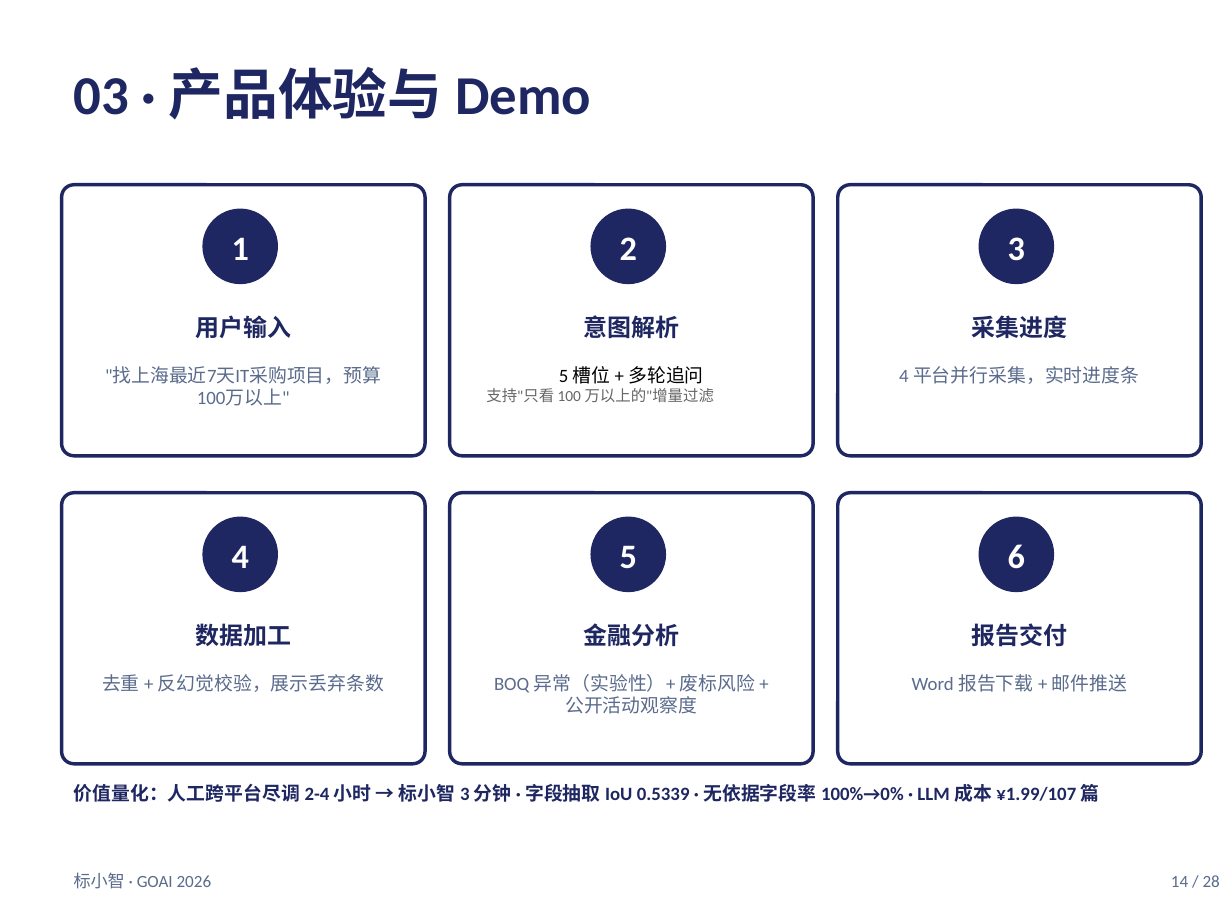
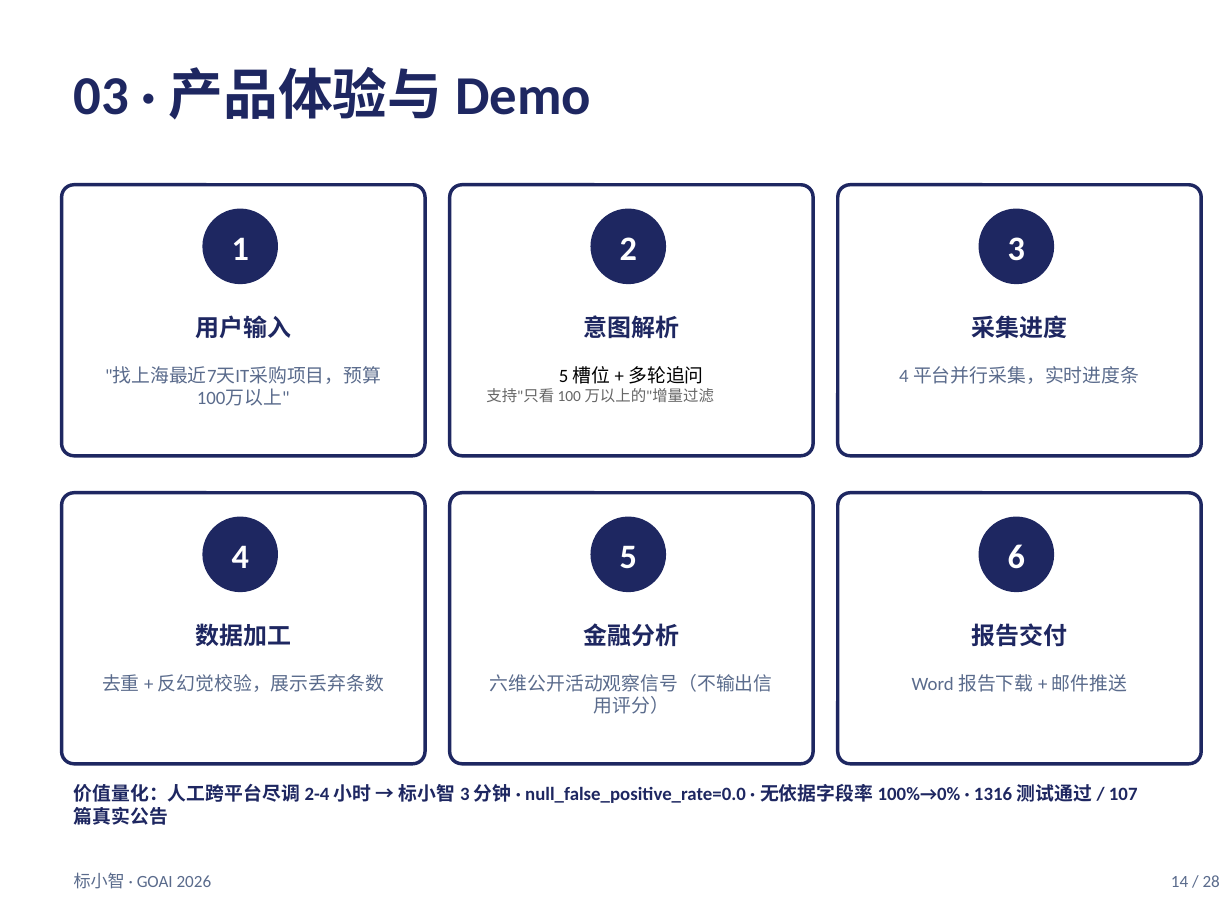
Before and after one commit to tlyyxjz/BidAgent, a slide deck: slide 14 of _w2_report/proposal.pptx. Drawn at 1232x924 pixels with LibreOffice and Linux fonts; fonts in the diff are those of the drawing. Boxes give left, top, right and bottom in pixels: in the first picture for what was removed or moved away, otherwise in the second. Text is boxed around its words. In the diff, an @@ line names an element or a change of style, - is before the commit and + after.

```diff
--- a/_w2_report/proposal.pptx
+++ b/_w2_report/proposal.pptx
@@ text at (x1=490, y1=674, x2=773, y2=714): text changed @@
-BOQ 异常（实验性）+ 废标风险 + 公开活动观察度
+六维公开活动观察信号（不输出信用评分）
@@ text at (x1=74, y1=784, x2=1138, y2=825): text changed @@
-价值量化：人工跨平台尽调 2-4 小时 → 标小智 3 分钟 · 字段抽取 IoU 0.5339 · 无依据字段率 100%→0% · LLM 成本 ¥1.99/107 篇
+价值量化：人工跨平台尽调 2-4 小时 → 标小智 3 分钟 · null_false_positive_rate=0.0 · 无依据字段率 100%→0% · 1316 测试通过 / 107 篇真实公告
```
Also in this commit, not shown: 9 other slides changed, 20 other files.
